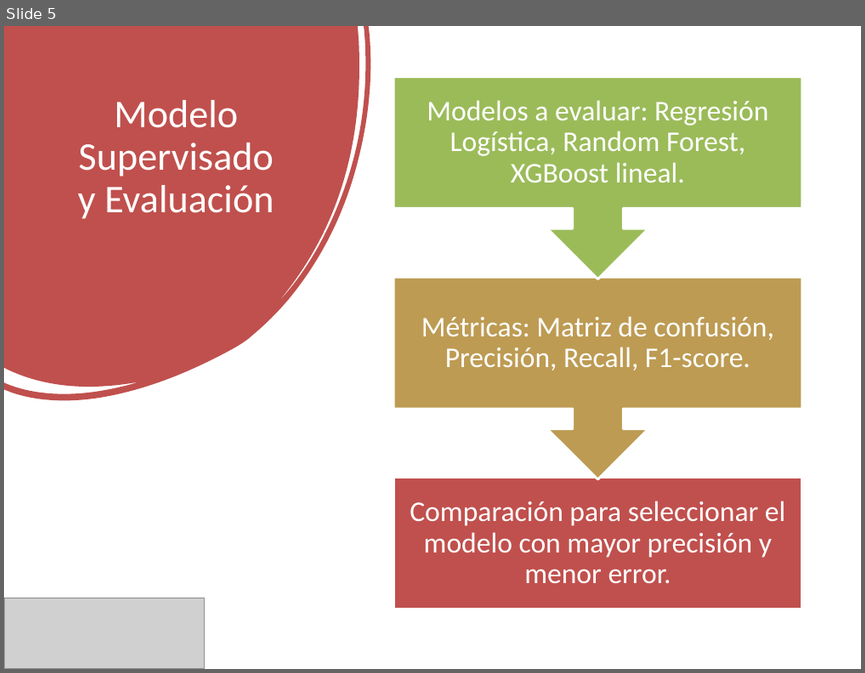
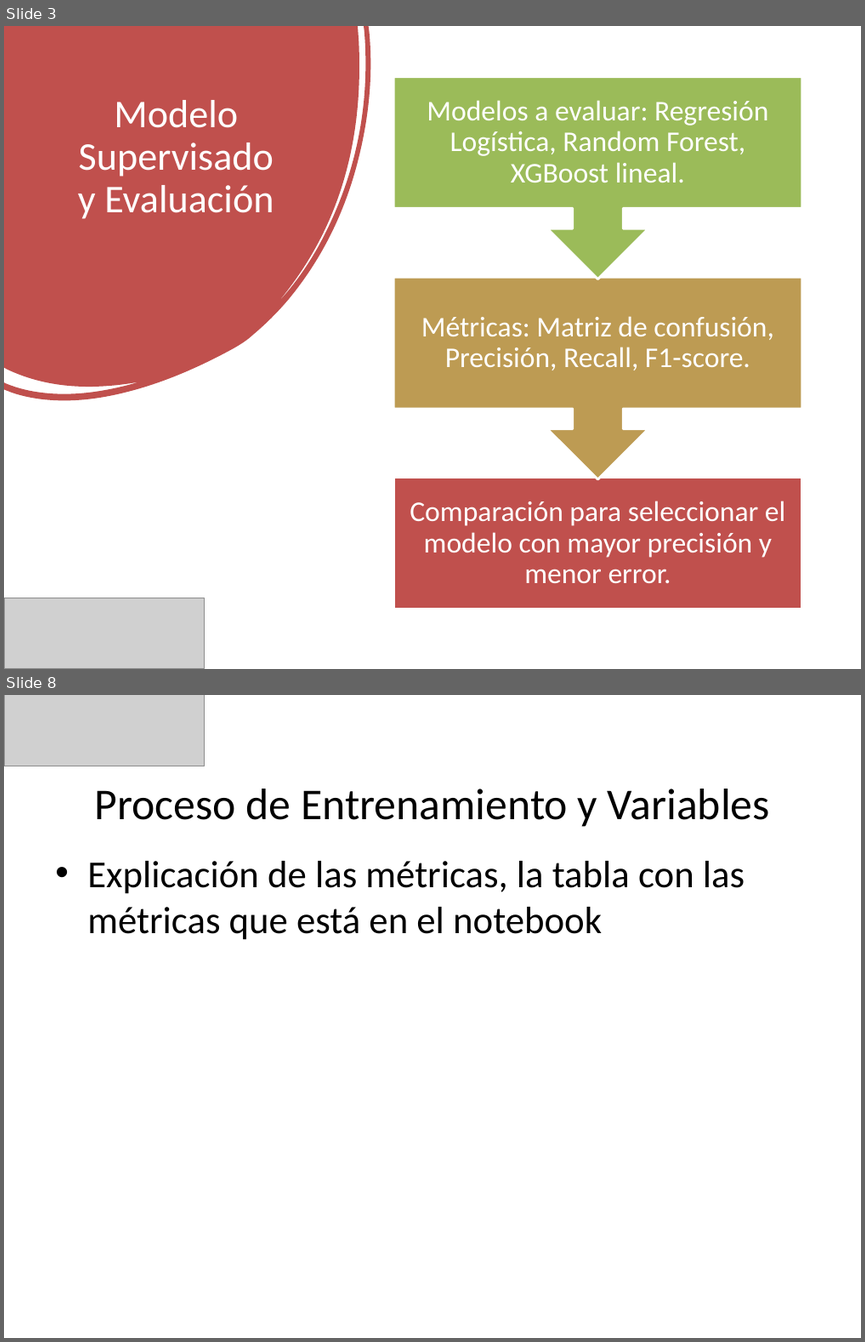
Before and after one commit to andreess891/Proyecto1_UdeM, a slide deck: Modelo_Clasificacion_Desviaciones.pptx. Shown one above the other, each under a label of ours: slide 5 before the commit, slides 3 and 8 after it; the slides between them are not shown. The pictures are 865x673 and 865x1342 pixels, drawn with LibreOffice and Linux fonts; fonts in the diff are those of the drawing; grey boxes stand for pictures. Boxes give left, top, right and bottom in pixels: in the first picture for what was removed or moved away, otherwise in the second. Text is boxed around its words. In the diff, an @@ line names an element or a change of style, - is before the commit and + after.

```diff
--- a/Modelo_Clasificacion_Desviaciones.pptx
+++ b/Modelo_Clasificacion_Desviaciones.pptx
@@ slide 8 added at bbox=[4, 695, 861, 1338], background #FFFFFF @@
@@ picture added at bbox=[4, 695, 205, 766] @@
@@ title added at bbox=[95, 789, 770, 827], 37 pt, text #000000 @@
+Proceso de Entrenamiento y Variables
@@ text added at bbox=[87, 861, 744, 940], 32 pt, text #000000 @@
+• Explicación de las métricas, la tabla con las métricas que está en el notebook
@@ what was slide 5 is now slide 3 @@
```
Also in this commit, not shown: 1 slide changed, 4 other slides added, 1 slide removed, 4 other files.
